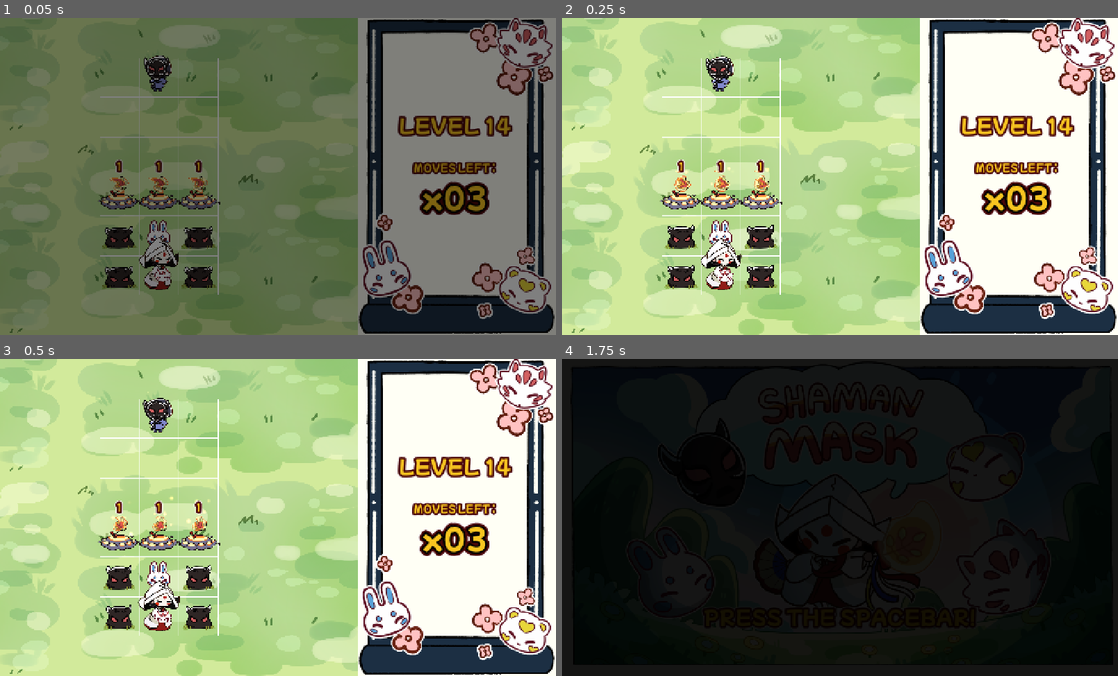
Above: before the commit, frames 1-4 (two rows, left to right).
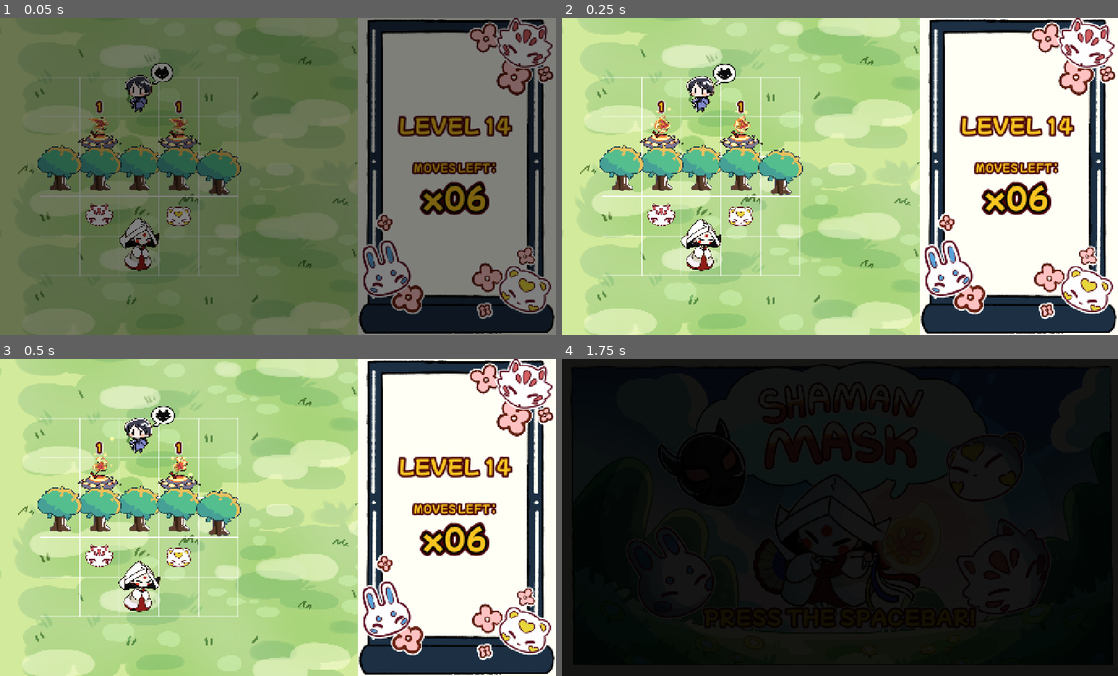
Above: after the commit, the same moments.

Repository: Kuma-Boo/melon-jam-2025
Game: Godot game, scene res://scene/levels/level14.tscn
Same seed, same stepped clock (60 frames per second), same inputs: the game is played once before the commit and once after it. This scene is started directly instead of the project's main scene.
Inputs:
- Up to frame 1 (0.05 s): no input
- Up to frame 2 (0.25 s): no input
- Up to frame 3 (0.5 s): no input
- Up to frame 4 (1.75 s): tap Enter (ui_accept) at 0.5, 0.77, 1.52 s; hold D (move_right) 0.53-1.28 s; tap Space (space) at 0.6, 1.35 s; hold S (move_down) from 1.28 s (still down)

The runs differ from the first frame. In frame 1, 14% of the frame differs, in the area x 0-88%, y 0-100%; in frame 2, 37%; in frame 3, 37%, in the area x 0-89%, y 0-100%; in frame 4, nothing differs.

Commit message:
Adjust Level Designs based on Playtesting

Diff:
--- a/scene/levels/level10.tscn
+++ b/scene/levels/level10.tscn
@@ -1,11 +1,9 @@
-[gd_scene load_steps=12 format=3 uid="uid://cadsqggys0k71"]
+[gd_scene load_steps=10 format=3 uid="uid://cadsqggys0k71"]
 
 [ext_resource type="PackedScene" uid="uid://bx400gh04q068" path="res://scene/game manager.tscn" id="1_3y363"]
 [ext_resource type="PackedScene" uid="uid://dsfgv8eyv7r05" path="res://scene/player.tscn" id="2_i4lfk"]
 [ext_resource type="PackedScene" uid="uid://eyoxqf1wjhdm" path="res://scene/npc.tscn" id="3_77enf"]
 [ext_resource type="Resource" uid="uid://c3lthb3kw0ex7" path="res://resource/cursed mask.tres" id="4_prpny"]
-[ext_resource type="Resource" uid="uid://bs1j4hsffgwxf" path="res://resource/fox mask.tres" id="5_wtlcn"]
-[ext_resource type="Resource" uid="uid://c77ig52detl52" path="res://resource/bear mask.tres" id="6_nrnlw"]
 [ext_resource type="PackedScene" uid="uid://cggyenydyg3q1" path="res://scene/mask.tscn" id="7_27oiu"]
 [ext_resource type="Resource" uid="uid://8jodir6k611e" path="res://resource/rabbit mask.tres" id="8_53xx2"]
 [ext_resource type="PackedScene" uid="uid://dm07c1v7dsib6" path="res://scene/object/fire.tscn" id="9_ta6ue"]
@@ -31,13 +29,11 @@
 [node name="NPC1" parent="Level" instance=ExtResource("3_77enf")]
 position = Vector2(750, 150)
 initial_mask_resource = ExtResource("4_prpny")
-desired_mask_resource = ExtResource("5_wtlcn")
 
 [node name="NPC2" parent="Level" instance=ExtResource("3_77enf")]
 position = Vector2(50, 350)
 npc_type = 1
 is_facing_right = true
-desired_mask_resource = ExtResource("6_nrnlw")
 
 [node name="Mask1" parent="Level" instance=ExtResource("7_27oiu")]
 position = Vector2(350, 350)
@@ -48,7 +44,6 @@
 
 [node name="Mask3" parent="Level" instance=ExtResource("7_27oiu")]
 position = Vector2(50, 150)
-resource = ExtResource("6_nrnlw")
 
 [node name="Fire" parent="Level" instance=ExtResource("9_ta6ue")]
 position = Vector2(750, 50)
@@ -75,7 +70,7 @@
 position = Vector2(250, 150)
 
 [node name="GrowthWall4" parent="Level" instance=ExtResource("11_8clin")]
-position = Vector2(150, 460)
+position = Vector2(150, 450)
 
 [node name="Wall5" parent="Level" instance=ExtResource("10_tgail")]
 position = Vector2(250, 250)
--- a/scene/levels/level12.tscn
+++ b/scene/levels/level12.tscn
@@ -6,53 +6,33 @@
 [ext_resource type="PackedScene" uid="uid://cggyenydyg3q1" path="res://scene/mask.tscn" id="4_igm8f"]
 [ext_resource type="Resource" uid="uid://c77ig52detl52" path="res://resource/bear mask.tres" id="4_jpt1r"]
 [ext_resource type="PackedScene" uid="uid://dy02pqx084coo" path="res://scene/object/tree.tscn" id="5_ockup"]
-[ext_resource type="Resource" uid="uid://bs1j4hsffgwxf" path="res://resource/fox mask.tres" id="7_ockup"]
-[ext_resource type="PackedScene" uid="uid://dm07c1v7dsib6" path="res://scene/object/fire.tscn" id="8_tlvdd"]
 
 [node name="World" type="Node"]
 
 [node name="GameManager" parent="." instance=ExtResource("1_ockup")]
-grid_size = Vector2i(5, 5)
+grid_size = Vector2i(5, 3)
 level_start_time = 6
 
 [node name="Level" type="Node2D" parent="."]
 y_sort_enabled = true
 
 [node name="Player" parent="Level" instance=ExtResource("2_tlvdd")]
-position = Vector2(250, 450)
+position = Vector2(50, 150)
 
 [node name="Camera" type="Camera2D" parent="Level"]
-position = Vector2(600, 250)
+position = Vector2(600, 150)
 limit_enabled = false
 
 [node name="Mask3" parent="Level" instance=ExtResource("4_igm8f")]
-position = Vector2(350, 350)
+position = Vector2(250, 150)
 resource = ExtResource("4_jpt1r")
 
-[node name="Mask4" parent="Level" instance=ExtResource("4_igm8f")]
-position = Vector2(150, 350)
-
-[node name="Tree3" parent="Level" instance=ExtResource("5_ockup")]
-position = Vector2(250, 250)
-
 [node name="Tree11" parent="Level" instance=ExtResource("5_ockup")]
-position = Vector2(350, 250)
+position = Vector2(350, 150)
 
 [node name="Tree6" parent="Level" instance=ExtResource("5_ockup")]
-position = Vector2(150, 250)
-
-[node name="Tree9" parent="Level" instance=ExtResource("5_ockup")]
-position = Vector2(50, 250)
-
-[node name="Tree7" parent="Level" instance=ExtResource("5_ockup")]
-position = Vector2(450, 260)
+position = Vector2(150, 150)
 
 [node name="NPC" parent="Level" instance=ExtResource("3_75urx")]
-position = Vector2(250, 50)
-desired_mask_resource = ExtResource("7_ockup")
-
-[node name="Fire" parent="Level" instance=ExtResource("8_tlvdd")]
-position = Vector2(150, 150)
-
-[node name="Fire2" parent="Level" instance=ExtResource("8_tlvdd")]
-position = Vector2(350, 150)
+position = Vector2(450, 150)
+npc_type = 1
--- a/scene/levels/level14.tscn
+++ b/scene/levels/level14.tscn
@@ -1,57 +1,58 @@
-[gd_scene load_steps=10 format=3 uid="uid://lsyy03txqunn"]
+[gd_scene load_steps=9 format=3 uid="uid://c2im0kifaooro"]
 
-[ext_resource type="PackedScene" uid="uid://bx400gh04q068" path="res://scene/game manager.tscn" id="1_ockup"]
-[ext_resource type="PackedScene" uid="uid://dsfgv8eyv7r05" path="res://scene/player.tscn" id="2_tlvdd"]
-[ext_resource type="PackedScene" uid="uid://eyoxqf1wjhdm" path="res://scene/npc.tscn" id="3_75urx"]
-[ext_resource type="Resource" uid="uid://bs1j4hsffgwxf" path="res://resource/fox mask.tres" id="3_igm8f"]
-[ext_resource type="PackedScene" uid="uid://cggyenydyg3q1" path="res://scene/mask.tscn" id="4_igm8f"]
-[ext_resource type="Resource" uid="uid://c3lthb3kw0ex7" path="res://resource/cursed mask.tres" id="4_ockup"]
-[ext_resource type="Resource" uid="uid://8jodir6k611e" path="res://resource/rabbit mask.tres" id="5_abncr"]
-[ext_resource type="PackedScene" uid="uid://dm07c1v7dsib6" path="res://scene/object/fire.tscn" id="7_puf2b"]
-[ext_resource type="PackedScene" uid="uid://cfo5fxt18ptxw" path="res://scene/object/wall.tscn" id="8_tlvdd"]
+[ext_resource type="PackedScene" uid="uid://bx400gh04q068" path="res://scene/game manager.tscn" id="1_ej8f1"]
+[ext_resource type="PackedScene" uid="uid://dsfgv8eyv7r05" path="res://scene/player.tscn" id="2_ptwnn"]
+[ext_resource type="PackedScene" uid="uid://eyoxqf1wjhdm" path="res://scene/npc.tscn" id="3_w38n0"]
+[ext_resource type="PackedScene" uid="uid://cggyenydyg3q1" path="res://scene/mask.tscn" id="4_var3x"]
+[ext_resource type="Resource" uid="uid://c77ig52detl52" path="res://resource/bear mask.tres" id="4_w38n0"]
+[ext_resource type="PackedScene" uid="uid://dy02pqx084coo" path="res://scene/object/tree.tscn" id="5_var3x"]
+[ext_resource type="PackedScene" uid="uid://dm07c1v7dsib6" path="res://scene/object/fire.tscn" id="6_q3yui"]
+[ext_resource type="Resource" uid="uid://bs1j4hsffgwxf" path="res://resource/fox mask.tres" id="7_8iqpi"]
 
 [node name="World" type="Node"]
 
-[node name="GameManager" parent="." instance=ExtResource("1_ockup")]
-grid_size = Vector2i(3, 6)
-level_start_time = 3
+[node name="GameManager" parent="." instance=ExtResource("1_ej8f1")]
+grid_size = Vector2i(5, 5)
+level_start_time = 6
 
 [node name="Level" type="Node2D" parent="."]
 y_sort_enabled = true
 
-[node name="Player" parent="Level" instance=ExtResource("2_tlvdd")]
-position = Vector2(150, 550)
-starting_mask = ExtResource("3_igm8f")
+[node name="Player" parent="Level" instance=ExtResource("2_ptwnn")]
+position = Vector2(250, 450)
 
 [node name="Camera" type="Camera2D" parent="Level"]
-position = Vector2(450, 300)
+position = Vector2(600, 250)
 limit_enabled = false
 
-[node name="NPC2" parent="Level" instance=ExtResource("3_75urx")]
-position = Vector2(150, 50)
-initial_mask_resource = ExtResource("4_ockup")
+[node name="Mask3" parent="Level" instance=ExtResource("4_var3x")]
+position = Vector2(350, 350)
+resource = ExtResource("4_w38n0")
 
-[node name="Mask1" parent="Level" instance=ExtResource("4_igm8f")]
-position = Vector2(150, 450)
-resource = ExtResource("5_abncr")
-
-[node name="Fire3" parent="Level" instance=ExtResource("7_puf2b")]
+[node name="Mask4" parent="Level" instance=ExtResource("4_var3x")]
 position = Vector2(150, 350)
 
-[node name="Fire4" parent="Level" instance=ExtResource("7_puf2b")]
-position = Vector2(50, 350)
+[node name="Tree3" parent="Level" instance=ExtResource("5_var3x")]
+position = Vector2(250, 250)
 
-[node name="Fire5" parent="Level" instance=ExtResource("7_puf2b")]
-position = Vector2(250, 350)
+[node name="Tree11" parent="Level" instance=ExtResource("5_var3x")]
+position = Vector2(350, 250)
 
-[node name="Wall" parent="Level" instance=ExtResource("8_tlvdd")]
-position = Vector2(50, 450)
+[node name="Tree6" parent="Level" instance=ExtResource("5_var3x")]
+position = Vector2(150, 250)
 
-[node name="Wall3" parent="Level" instance=ExtResource("8_tlvdd")]
-position = Vector2(50, 550)
+[node name="Tree9" parent="Level" instance=ExtResource("5_var3x")]
+position = Vector2(50, 250)
 
-[node name="Wall4" parent="Level" instance=ExtResource("8_tlvdd")]
-position = Vector2(250, 550)
+[node name="Tree7" parent="Level" instance=ExtResource("5_var3x")]
+position = Vector2(450, 260)
 
-[node name="Wall2" parent="Level" instance=ExtResource("8_tlvdd")]
-position = Vector2(250, 450)
+[node name="NPC" parent="Level" instance=ExtResource("3_w38n0")]
+position = Vector2(250, 50)
+desired_mask_resource = ExtResource("7_8iqpi")
+
+[node name="Fire" parent="Level" instance=ExtResource("6_q3yui")]
+position = Vector2(150, 150)
+
+[node name="Fire2" parent="Level" instance=ExtResource("6_q3yui")]
+position = Vector2(350, 150)
--- /dev/null
+++ b/scene/levels/level20.tscn
@@ -0,0 +1,57 @@
+[gd_scene load_steps=10 format=3 uid="uid://lsyy03txqunn"]
+
+[ext_resource type="PackedScene" uid="uid://bx400gh04q068" path="res://scene/game manager.tscn" id="1_ockup"]
+[ext_resource type="PackedScene" uid="uid://dsfgv8eyv7r05" path="res://scene/player.tscn" id="2_tlvdd"]
+[ext_resource type="PackedScene" uid="uid://eyoxqf1wjhdm" path="res://scene/npc.tscn" id="3_75urx"]
+[ext_resource type="Resource" uid="uid://bs1j4hsffgwxf" path="res://resource/fox mask.tres" id="3_igm8f"]
+[ext_resource type="PackedScene" uid="uid://cggyenydyg3q1" path="res://scene/mask.tscn" id="4_igm8f"]
+[ext_resource type="Resource" uid="uid://c3lthb3kw0ex7" path="res://resource/cursed mask.tres" id="4_ockup"]
+[ext_resource type="Resource" uid="uid://8jodir6k611e" path="res://resource/rabbit mask.tres" id="5_abncr"]
+[ext_resource type="PackedScene" uid="uid://dm07c1v7dsib6" path="res://scene/object/fire.tscn" id="7_puf2b"]
+[ext_resource type="PackedScene" uid="uid://cfo5fxt18ptxw" path="res://scene/object/wall.tscn" id="8_tlvdd"]
+
+[node name="World" type="Node"]
+
+[node name="GameManager" parent="." instance=ExtResource("1_ockup")]
+grid_size = Vector2i(3, 6)
+level_start_time = 3
+
+[node name="Level" type="Node2D" parent="."]
+y_sort_enabled = true
+
+[node name="Player" parent="Level" instance=ExtResource("2_tlvdd")]
+position = Vector2(150, 550)
+starting_mask = ExtResource("3_igm8f")
+
+[node name="Camera" type="Camera2D" parent="Level"]
+position = Vector2(450, 300)
+limit_enabled = false
+
+[node name="NPC2" parent="Level" instance=ExtResource("3_75urx")]
+position = Vector2(150, 50)
+initial_mask_resource = ExtResource("4_ockup")
+
+[node name="Mask1" parent="Level" instance=ExtResource("4_igm8f")]
+position = Vector2(150, 450)
+resource = ExtResource("5_abncr")
+
+[node name="Fire3" parent="Level" instance=ExtResource("7_puf2b")]
+position = Vector2(150, 350)
+
+[node name="Fire4" parent="Level" instance=ExtResource("7_puf2b")]
+position = Vector2(50, 350)
+
+[node name="Fire5" parent="Level" instance=ExtResource("7_puf2b")]
+position = Vector2(250, 350)
+
+[node name="Wall" parent="Level" instance=ExtResource("8_tlvdd")]
+position = Vector2(50, 450)
+
+[node name="Wall3" parent="Level" instance=ExtResource("8_tlvdd")]
+position = Vector2(50, 550)
+
+[node name="Wall4" parent="Level" instance=ExtResource("8_tlvdd")]
+position = Vector2(250, 550)
+
+[node name="Wall2" parent="Level" instance=ExtResource("8_tlvdd")]
+position = Vector2(250, 450)
--- a/scripts/npc.gd
+++ b/scripts/npc.gd
@@ -57,6 +57,8 @@
 
 func update_mask_bubble() -> void:
 	if desired_mask_resource == null:
+		desired_mask.resource = null
+		desired_mask.update_sprite()
 		return
 
 	var is_satisfied : bool = desired_mask_resource != null && mask.resource == desired_mask_resource && !Engine.is_editor_hint()
Not shown: 1 places in scene/levels/level12.tscn that only renumber resources
